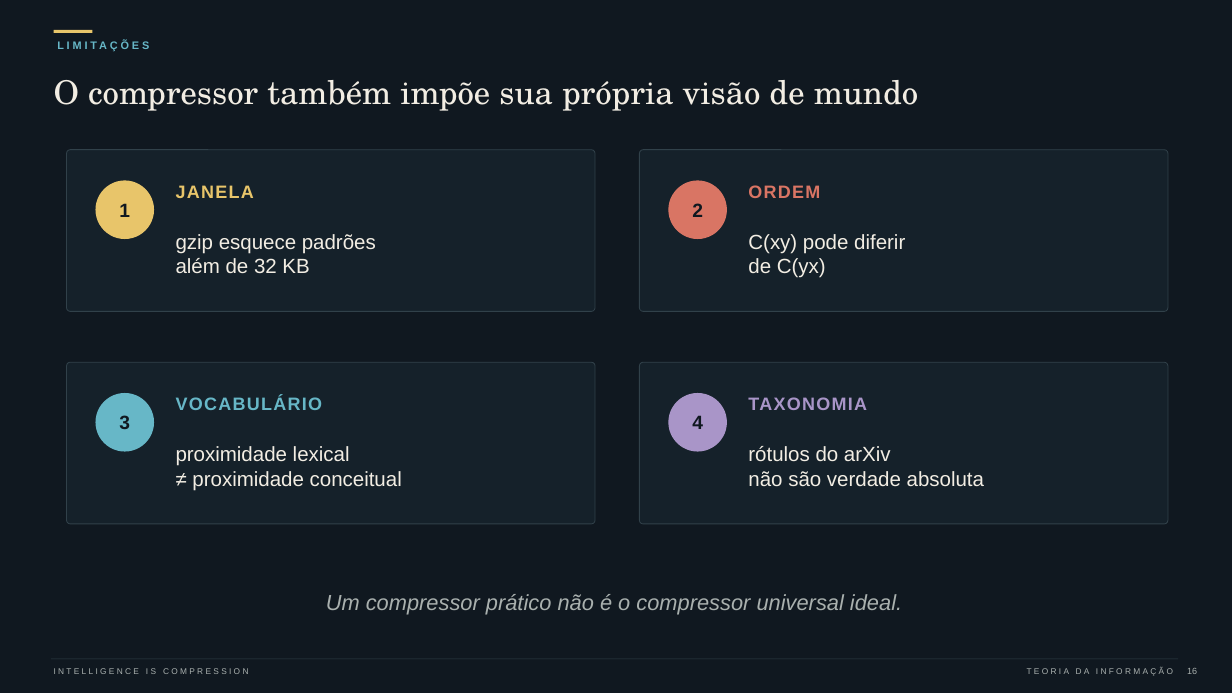
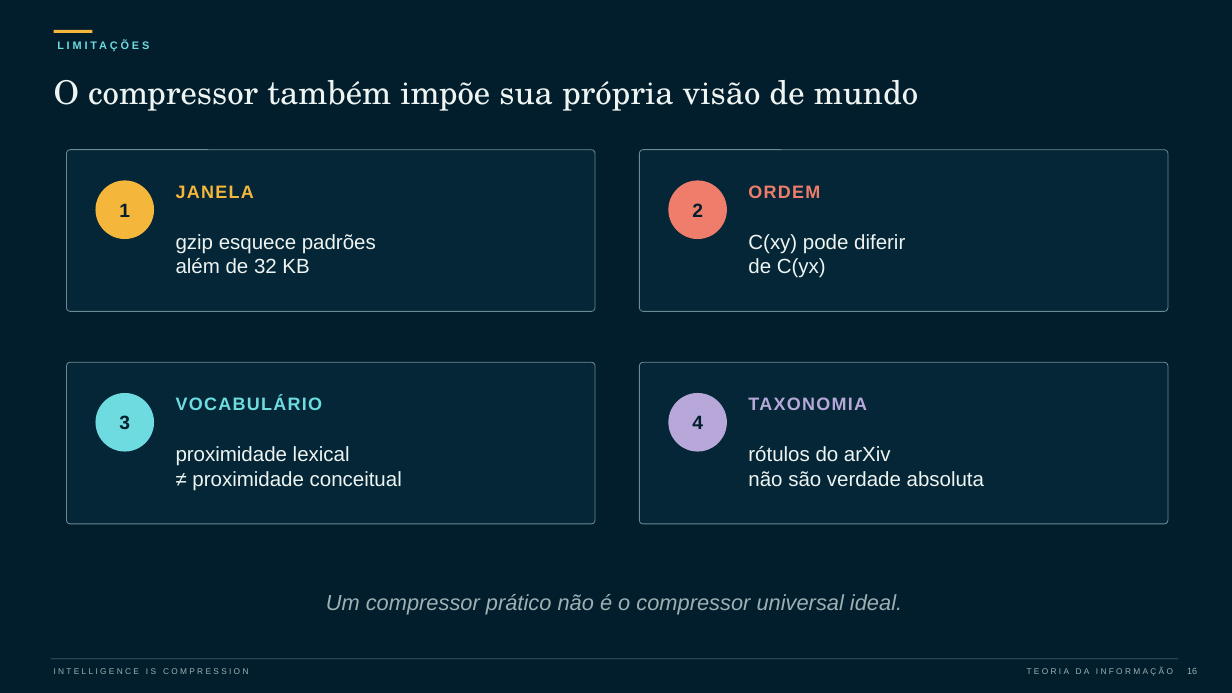
Before and after one commit to QueirozzMath/intelligence-is-compression, a slide deck: slide 16 of deliverables/intelligence_is_compression_20min.pptx. Drawn at 1232x693 pixels with LibreOffice and Linux fonts; fonts in the diff are those of the drawing. Boxes give left, top, right and bottom in pixels: in the first picture for what was removed or moved away, otherwise in the second. Text is boxed around its words. In the diff, an @@ line names an element or a change of style, - is before the commit and + after.

```diff
--- a/deliverables/intelligence_is_compression_20min.pptx
+++ b/deliverables/intelligence_is_compression_20min.pptx
@@ background #101820 to #021D2B @@
@@ line (54, 31) - (92, 31): stroke #E8C56A 2.4 pt to #F5B73B 2.4 pt @@
@@ text "LIMITAÇÕES" at bbox=[57, 35, 566, 55]: text colour #67B7C7 to #6EDBE0 @@
@@ text "JANELA" at bbox=[176, 185, 254, 198]: text colour #E8C56A to #F5B73B @@
@@ text "ORDEM" at bbox=[748, 185, 820, 198]: text colour #D97564 to #EF7D6B @@
@@ ellipse at bbox=[96, 181, 153, 238]: fill #E8C56A to #F5B73B; outline #E8C56A 1 pt to #F5B73B 1 pt @@
@@ ellipse at bbox=[669, 181, 726, 238]: fill #D97564 to #EF7D6B; outline #D97564 1 pt to #EF7D6B 1 pt @@
@@ text "VOCABULÁRIO" at bbox=[176, 396, 323, 410]: text colour #67B7C7 to #6EDBE0 @@
@@ fill #16232C at 86% opacity to #052838 at 86% opacity; outline #31414A 0.65 pt to #6A8A94 0.65 pt in 4 elements at bbox=[67, 150, 595, 311], bbox=[640, 150, 1168, 311], bbox=[67, 362, 595, 524], bbox=[640, 362, 1168, 524] @@
@@ text "TAXONOMIA" at bbox=[748, 397, 867, 410]: text colour #A995C8 to #B7A8D9 @@
@@ ellipse at bbox=[96, 394, 153, 451]: fill #67B7C7 to #6EDBE0; outline #67B7C7 1 pt to #6EDBE0 1 pt @@
@@ text colour #101820 to #021D2B in 4 elements at bbox=[119, 203, 130, 217], bbox=[692, 203, 703, 217], bbox=[119, 415, 130, 429], bbox=[692, 415, 703, 429] @@
@@ ellipse at bbox=[669, 394, 726, 451]: fill #A995C8 to #B7A8D9; outline #A995C8 1 pt to #B7A8D9 1 pt @@
@@ text colour #F2EDE3 to #EEF4F2 in 5 elements at bbox=[54, 80, 918, 111], bbox=[176, 234, 376, 274], bbox=[748, 234, 905, 278], bbox=[176, 446, 402, 491], bbox=[748, 446, 984, 487] @@
@@ line (51, 659) - (1178, 659): stroke #31414A 0.45 pt to #6A8A94 0.45 pt @@
```
Also in this commit, not shown: 17 other slides changed, 19 other files.
